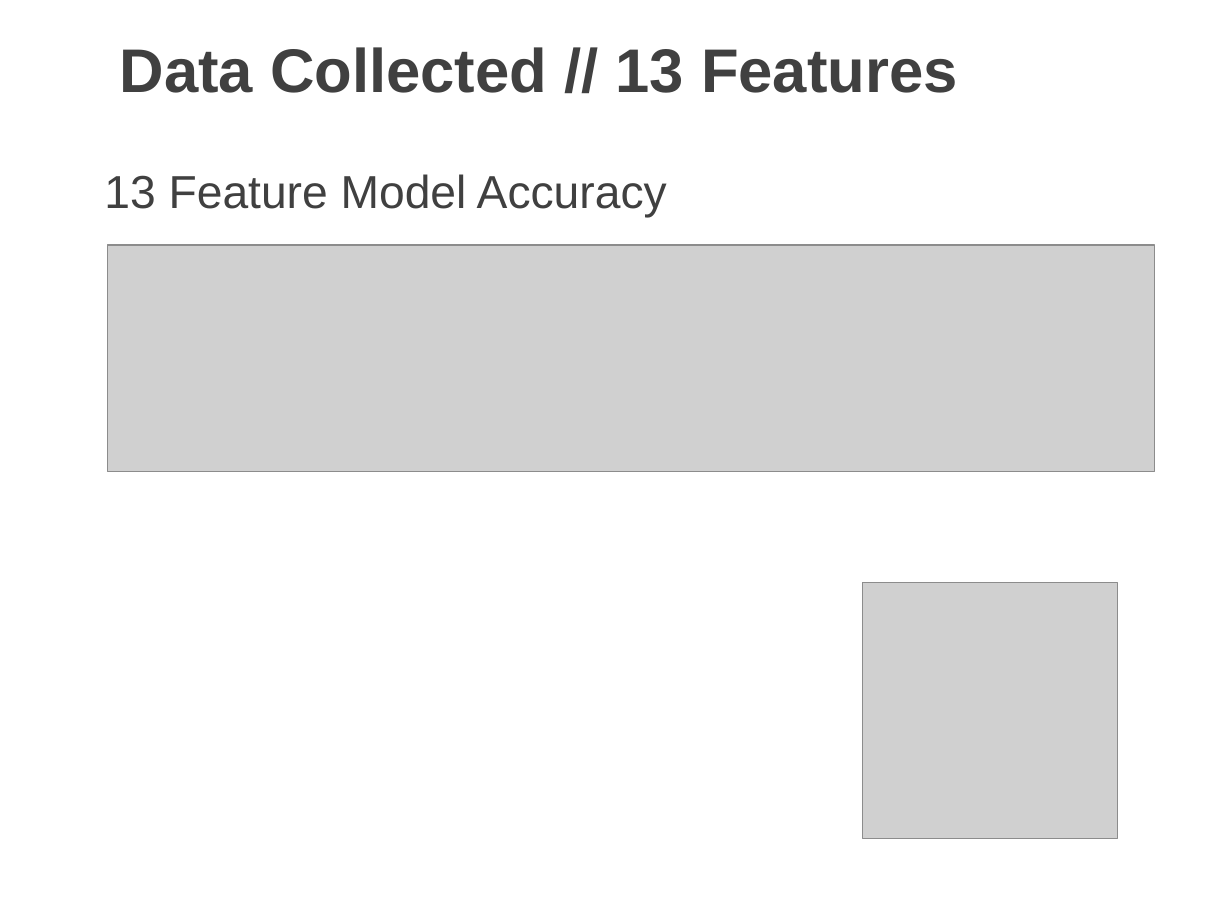
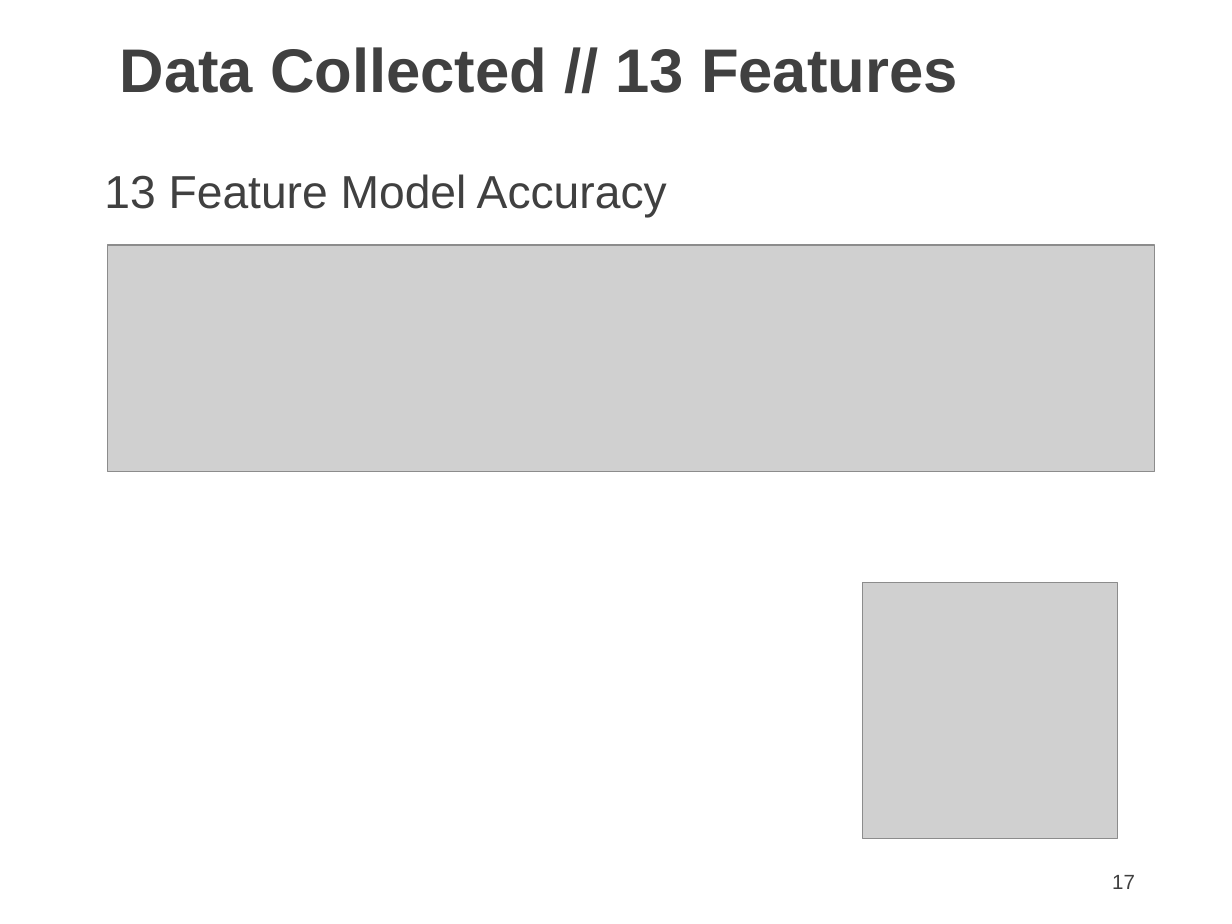
Before and after one commit to josh-dcosta/pjas-thyroid, a slide deck: slide 17 of presentation/2_Josh_DCosta_Thyroid_Cancer_Recurrence.pptx. Drawn at 1232x924 pixels with LibreOffice and Linux fonts; fonts in the diff are those of the drawing; grey boxes stand for pictures. Boxes give left, top, right and bottom in pixels: in the first picture for what was removed or moved away, otherwise in the second. Text is boxed around its words. In the diff, an @@ line names an element or a change of style, - is before the commit and + after.

```diff
--- a/presentation/2_Josh_DCosta_Thyroid_Cancer_Recurrence.pptx
+++ b/presentation/2_Josh_DCosta_Thyroid_Cancer_Recurrence.pptx
@@ page number added at <box>1112,875,1135,889</box>, 12 pt, text #404040 @@
+17
```
Also in this commit, not shown: 25 other slides changed, 1 slide added, 1 other file.
